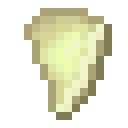
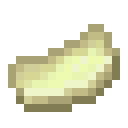
Two versions of the same layered image (128x128). Layer-by-layer changes:
added layer "Layer 6" above "Layer 5" over [16, 32, 112, 104]
added layer "Layer 5" above "Layer 4" over [8, 24, 120, 112]
hid "Layer 4" over [24, 8, 112, 120]
hid "Layer 3 copy" over [32, 16, 112, 112]
